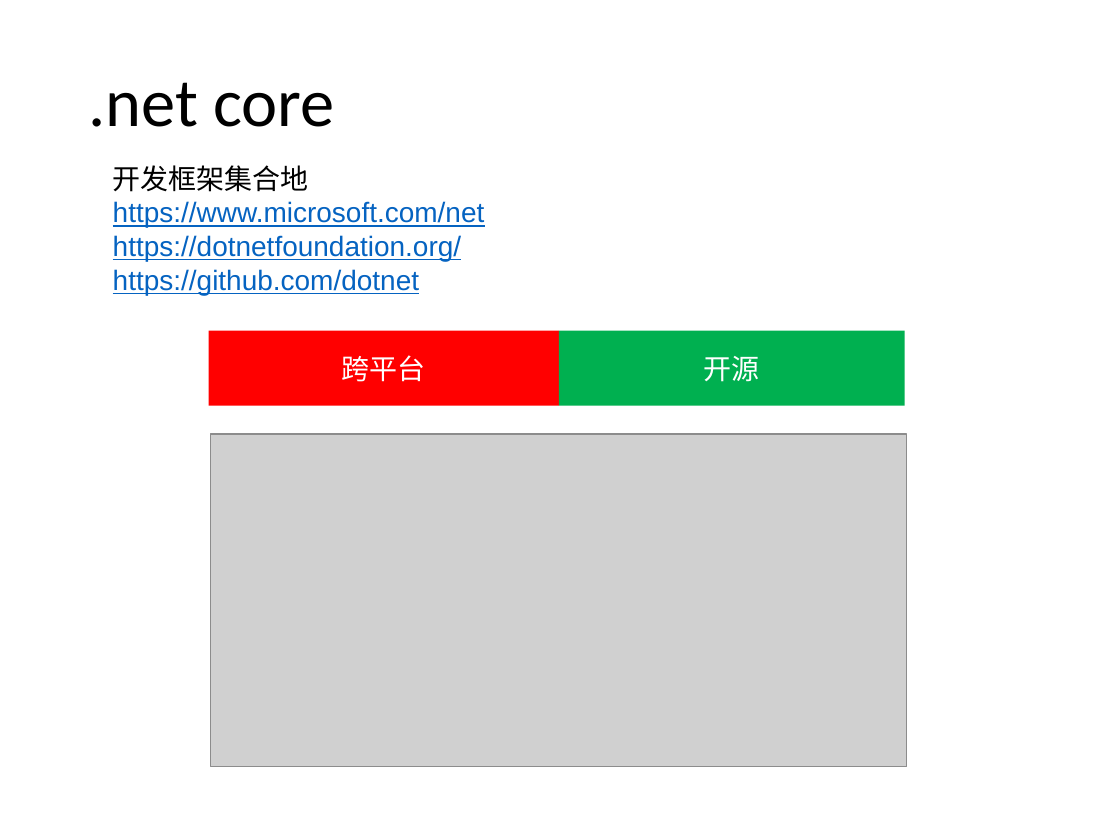
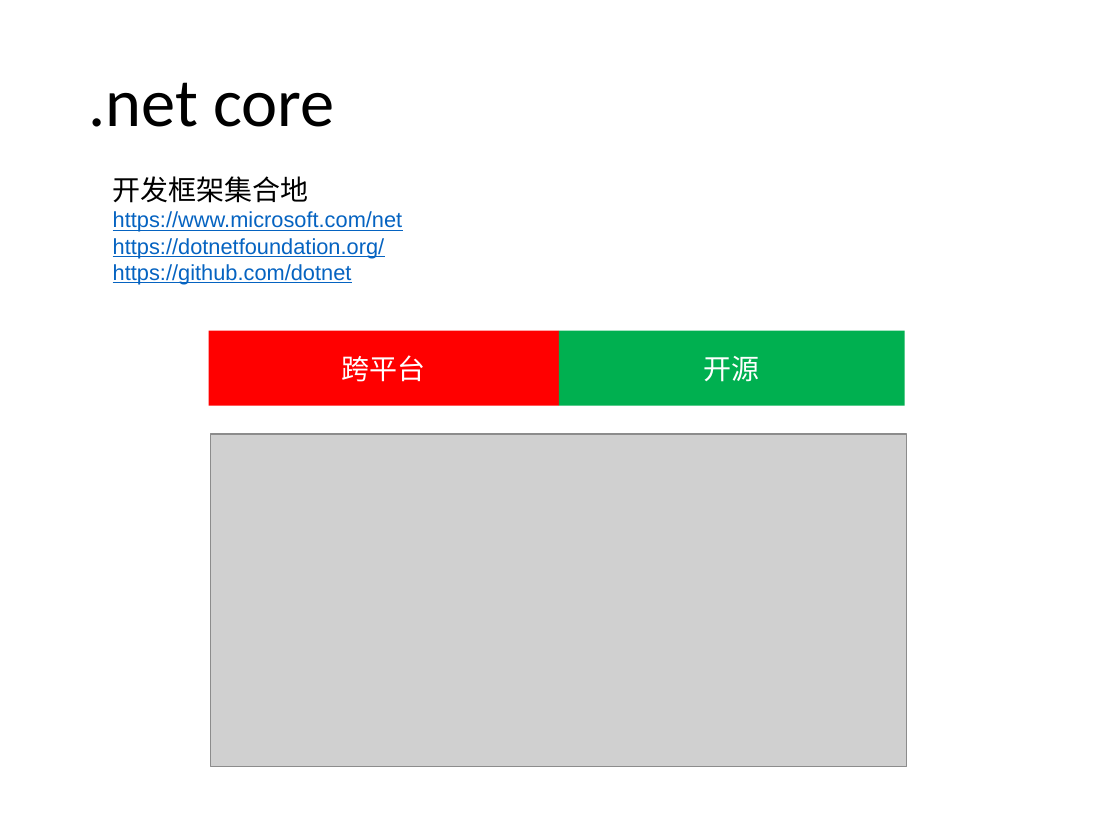
Before and after one commit to axzxs2001/AspNetCore2.0SeriesOfCourses, a slide deck: slide 6 of AspNetCore2.0Courses/PPT/asp.net core(一).pptx (slide 8 before the commit). Drawn at 1120x840 pixels with LibreOffice and Linux fonts; fonts in the diff are those of the drawing; grey boxes stand for pictures; background and template pictures are left out. Boxes give left, top, right and bottom in pixels: in the first picture for what was removed or moved away, otherwise in the second. Text is boxed around its words. In the diff, an @@ line names an element or a change of style, - is before the commit and + after.

```diff
--- a/AspNetCore2.0Courses/PPT/asp.net core(一).pptx
+++ b/AspNetCore2.0Courses/PPT/asp.net core(一).pptx
@@ text "开发框架集合地": place and size @@
-text "开发框架集合地" at [113,165,485,295]
+text "开发框架集合地" at [113,176,403,285]
@@ text at [113,211,403,285]: size 18 to 14 pt @@
```
Also in this commit, not shown: 1 other slide changed, 2 slides added, 8 slides removed.
